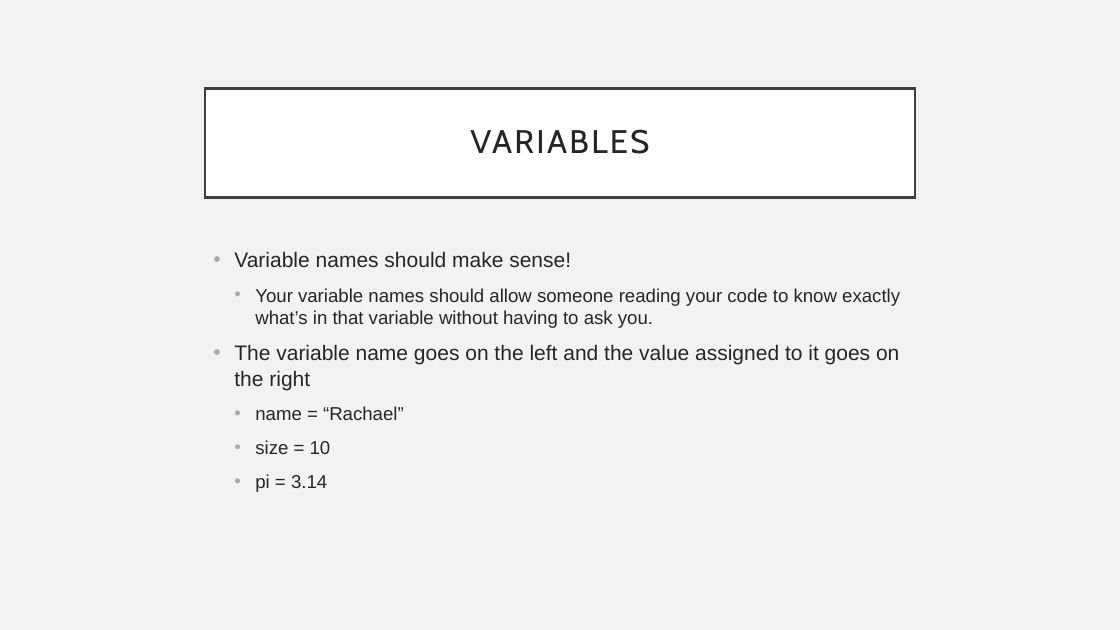
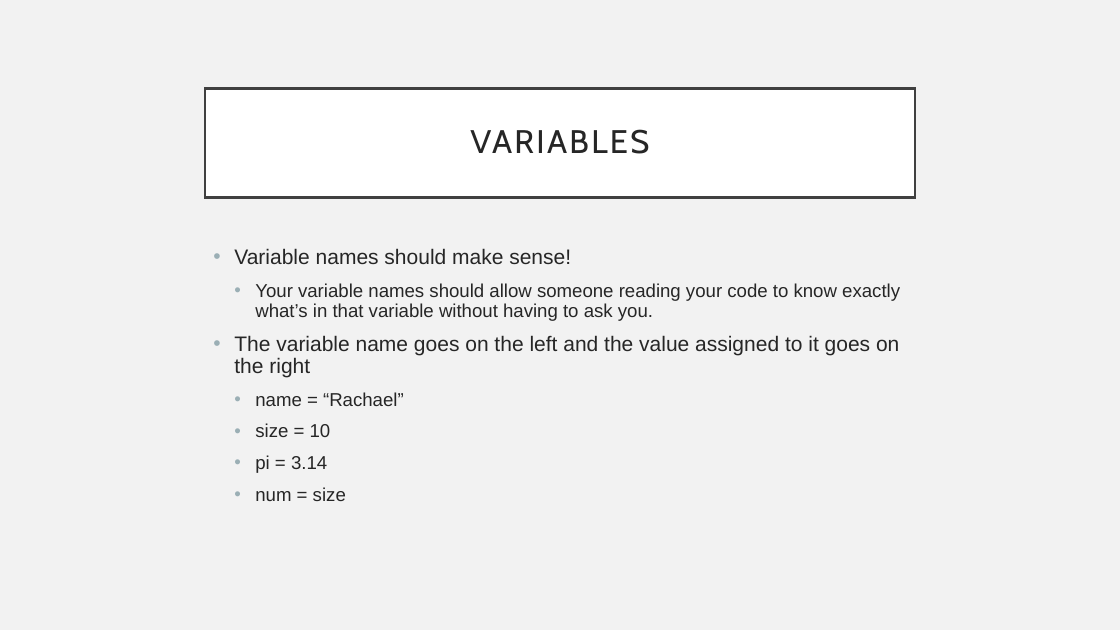
Before and after one commit to rsera/Junior-Knights, a slide deck: slide 13 of Python Day 1.pptx. Drawn at 1120x630 pixels with LibreOffice and Linux fonts; fonts in the diff are those of the drawing. Boxes give left, top, right and bottom in pixels: in the first picture for what was removed or moved away, otherwise in the second. Text is boxed around its words. In the diff, an @@ line names an element or a change of style, - is before the commit and + after.

Commit message:
added variable = variable example

```diff
--- a/Python Day 1.pptx
+++ b/Python Day 1.pptx
@@ text at (x1=234, y1=248, x2=900, y2=473): line spacing 1 to 0.9 @@
@@ text at (x1=255, y1=487, x2=346, y2=501): paragraph added @@
+  • num = size
```
